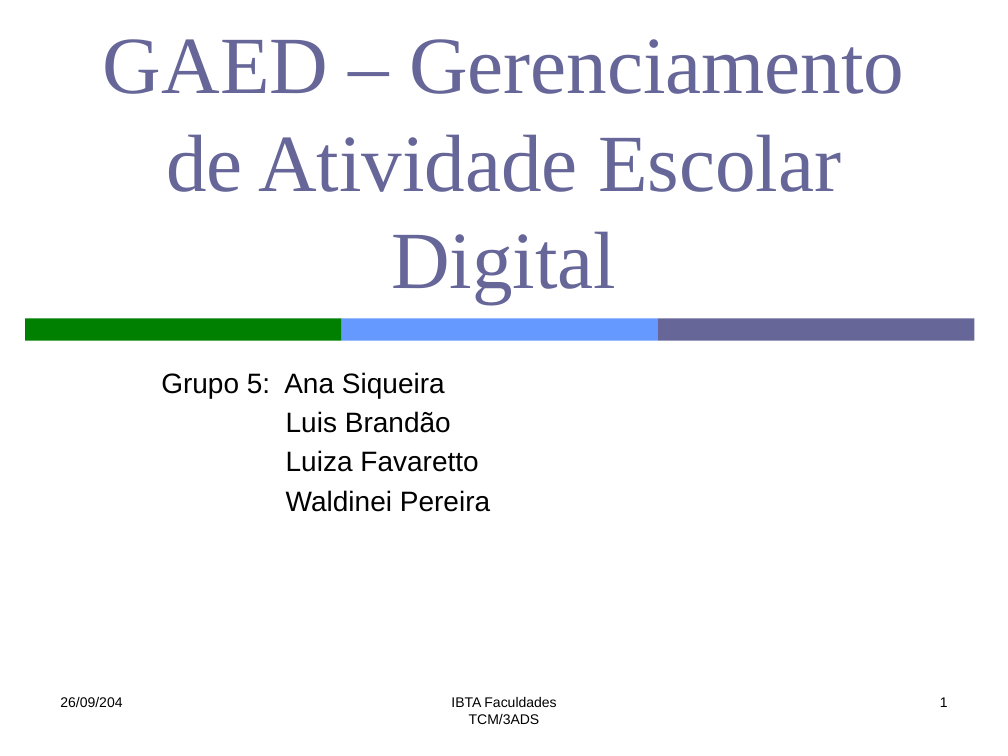
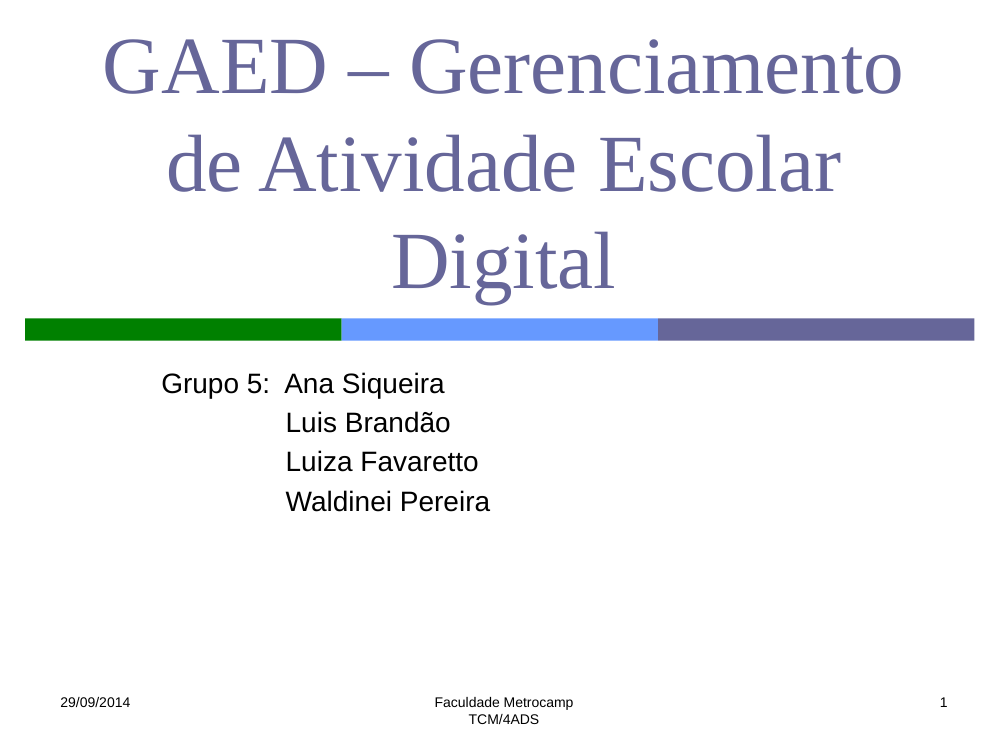
Before and after one commit to lfernandobra/pi5g1s14, a slide deck: slide 1 of documentacao/G5_Apresentacao2sem2014.pptx. Drawn at 1008x756 pixels with LibreOffice and Linux fonts; fonts in the diff are those of the drawing. Boxes give left, top, right and bottom in pixels: in the first picture for what was removed or moved away, otherwise in the second. Text is boxed around its words. In the diff, an @@ line names an element or a change of style, - is before the commit and + after.

```diff
--- a/documentacao/G5_Apresentacao2sem2014.pptx
+++ b/documentacao/G5_Apresentacao2sem2014.pptx
@@ text at bbox=[60, 697, 130, 707]: text changed @@
-26/09/204
+29/09/2014
@@ text at bbox=[435, 697, 574, 724]: text changed @@
-IBTA Faculdades
-TCM/3ADS
+Faculdade Metrocamp
+TCM/4ADS
```
Also in this commit, not shown: 12 other slides changed.
